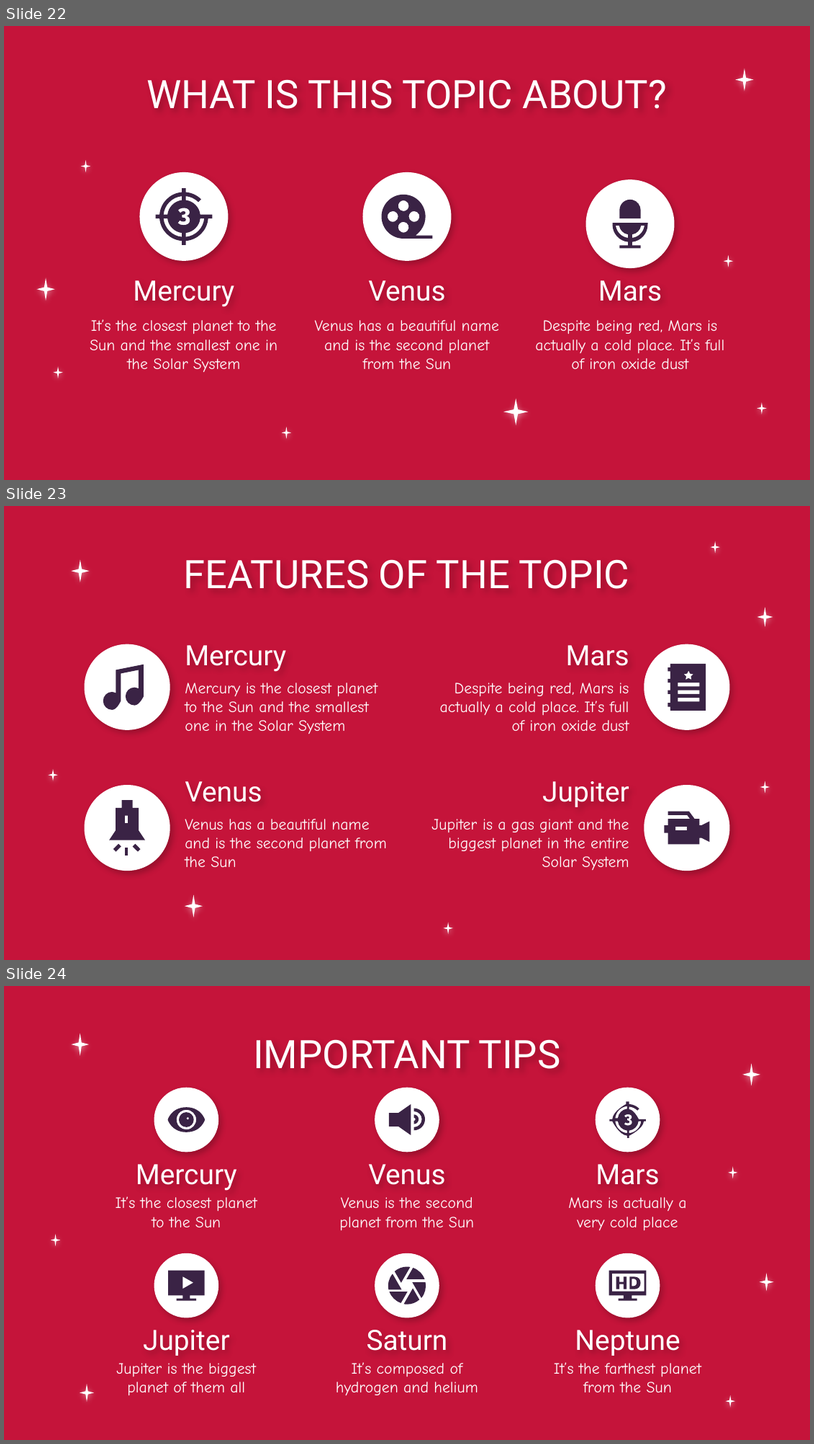
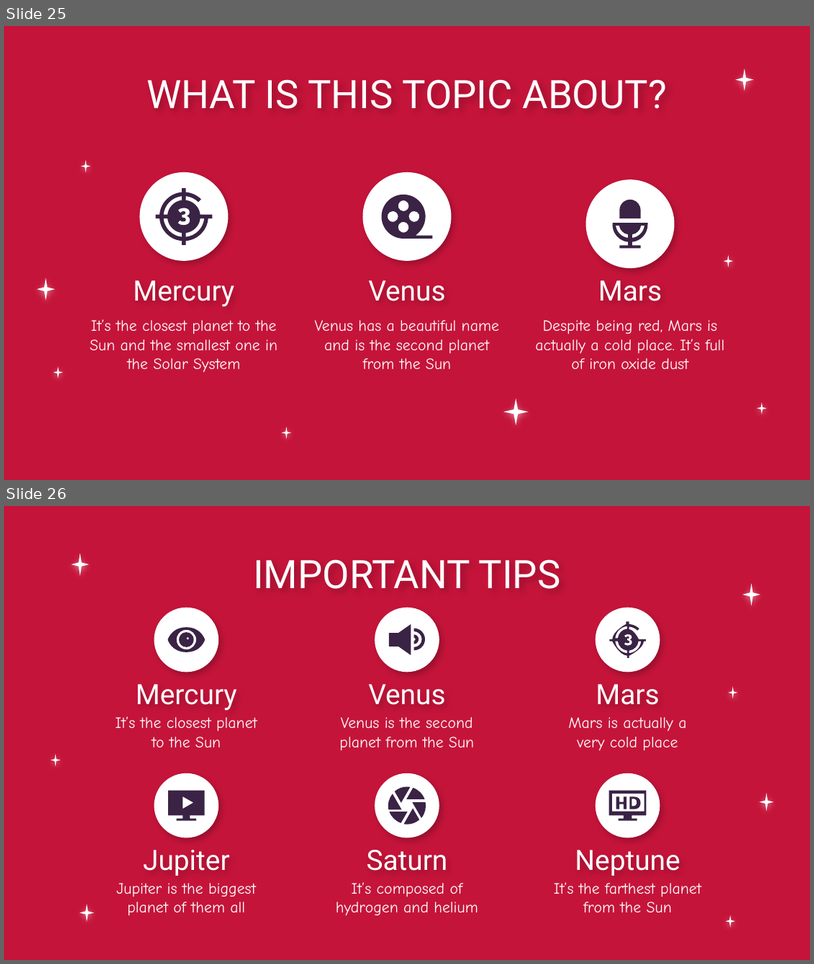
Before and after one commit to MiraPhilip12/Graduation_Project_ESLSCA, a slide deck: Milestone 4/Graduation_Project_Milestone4.pptx. Shown one above the other, each under a label of ours: slides 22, 23 and 24 before the commit, slides 25 and 26 after it. The pictures are 814x1444 and 814x964 pixels, drawn with LibreOffice and Linux fonts; fonts in the diff are those of the drawing; background and template pictures are left out. Boxes give left, top, right and bottom in pixels: in the first picture for what was removed or moved away, otherwise in the second. Text is boxed around its words. In the diff, an @@ line names an element or a change of style, - is before the commit and + after.

```diff
--- a/Milestone 4/Graduation_Project_Milestone4.pptx
+++ b/Milestone 4/Graduation_Project_Milestone4.pptx
@@ slide 23 removed at (x1=4, y1=506, x2=810, y2=960), background picture (left out) @@
@@ title removed at (x1=184, y1=559, x2=630, y2=589) @@
-FEATURES OF THE TOPIC
@@ ellipse removed at (x1=85, y1=644, x2=170, y2=729) @@
@@ title removed at (x1=185, y1=645, x2=286, y2=672) @@
-Mercury
@@ title removed at (x1=566, y1=645, x2=630, y2=666) @@
-Mars
@@ ellipse removed at (x1=644, y1=644, x2=730, y2=729) @@
@@ freeform shape removed at (x1=103, y1=664, x2=144, y2=709) @@
@@ freeform shape removed at (x1=669, y1=663, x2=707, y2=710) @@
@@ subtitle removed at (x1=185, y1=682, x2=378, y2=734) @@
-Mercury is the closest planet to the Sun and the smallest one in the Solar System
@@ subtitle removed at (x1=440, y1=682, x2=630, y2=731) @@
-Despite being red, Mars is actually a cold place. It’s full of iron oxide dust
@@ ellipse removed at (x1=85, y1=785, x2=170, y2=870) @@
@@ title removed at (x1=185, y1=781, x2=262, y2=802) @@
-Venus
@@ title removed at (x1=543, y1=781, x2=630, y2=807) @@
-Jupiter
@@ ellipse removed at (x1=644, y1=785, x2=730, y2=870) @@
@@ subtitle removed at (x1=185, y1=818, x2=387, y2=867) @@
-Venus has a beautiful name and is the second planet from the Sun
@@ subtitle removed at (x1=432, y1=818, x2=630, y2=870) @@
-Jupiter is a gas giant and the biggest planet in the entire Solar System
@@ freeform shape removed at (x1=664, y1=811, x2=710, y2=844) @@
@@ group removed at (x1=110, y1=800, x2=145, y2=855): 4 freeform shapes @@
@@ group removed at (x1=49, y1=541, x2=773, y2=934): 7 stars @@
@@ what was slide 22 is now slide 25 @@
@@ what was slide 24 is now slide 26 @@
```
Also in this commit, not shown: 3 slides changed, 5 slides added, 4 other slides removed, 1 other file.
